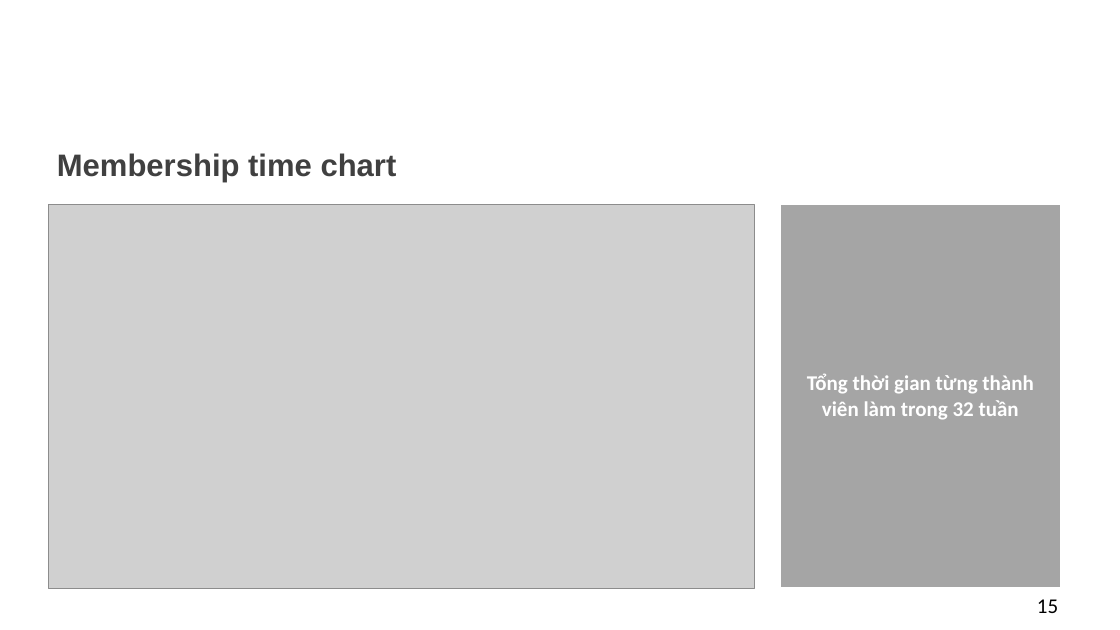
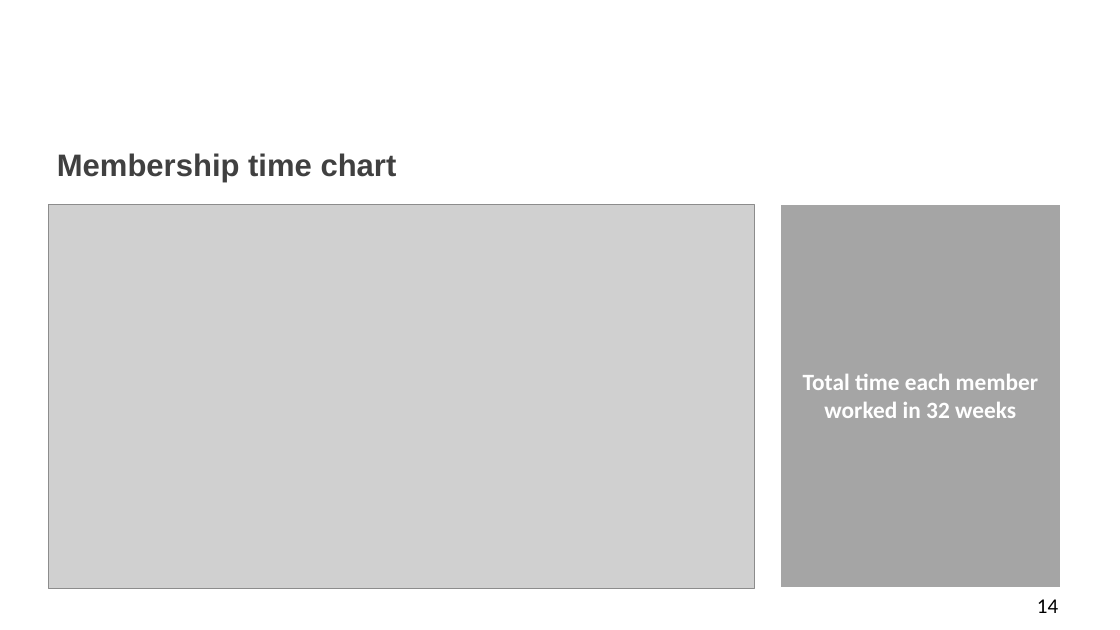
Before and after one commit to DamianHuynh/Capstone-Project, a slide deck: slide 14 of Improgress/PM-3.pptx (slide 15 before the commit). Drawn at 1120x630 pixels with LibreOffice and Linux fonts; fonts in the diff are those of the drawing; grey boxes stand for pictures; background and template pictures are left out. Boxes give left, top, right and bottom in pixels: in the first picture for what was removed or moved away, otherwise in the second. Text is boxed around its words. In the diff, an @@ line names an element or a change of style, - is before the commit and + after.

```diff
--- a/Improgress/PM-3.pptx
+++ b/Improgress/PM-3.pptx
@@ table at bbox=[781, 204, 1061, 588] @@
-row 1, column 1: Tổng thời gian từng thành viên làm trong 32 tuần
+row 1, column 1: Total time each member worked in 32 weeks
@@ page number at bbox=[1037, 599, 1058, 613]: text changed @@
-15
+14
```
Also in this commit, not shown: 6 other slides changed, 1 slide added, 2 slides removed.
